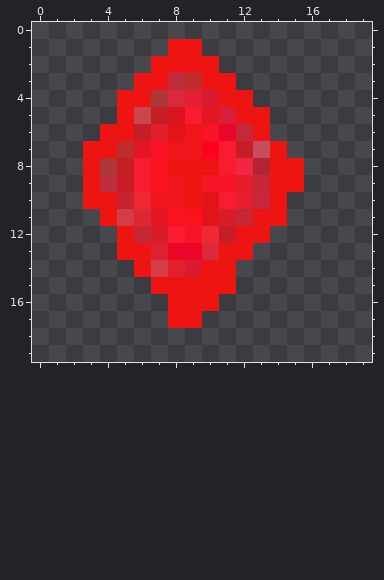
A pixel-art sprite gets an edit: Images/Cards/Suits/Diamond.gif. The picture above was drawn from the file before the commit.
The file is 20x20 pixels. Colours within 5 levels of each other are drawn and written as one.
Once edited:
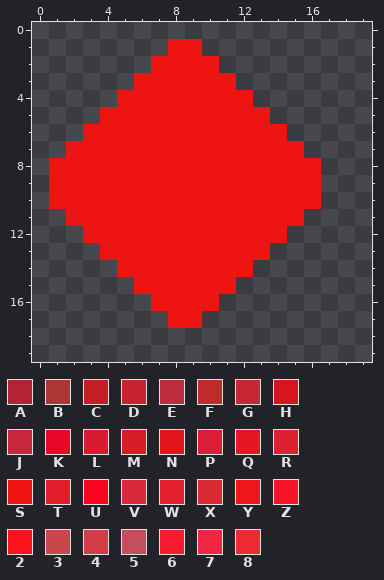
Palette (. is transparent): A #b42235  B #ad3637  C #c51e27  D #c7222e  E #be2d3d  F #bf2c2c  G #c72634  H #d8151d  J #c7273a  K #e90629  L #d91a30  M #d71d28  N #e3131b  P #db1e38  Q #e41623  R #db2132  S #ee1412  T #e41d2a  U #ff0220  V #d9293b  W #e31f30  X #da2933  Y #ef161b  Z #f81427  2 #fa131d  3 #c7474c  4 #d43c47  5 #c64d5b  6 #f91c30  7 #f12643  8 #ef2934
Changes in this commit:
y 3: x 8..9 EF -> SS
y 4: x 7..10 BVWL -> SSSS
y 5: x 4 . -> S; x 6..11 3CH6QP -> SSSSSS
y 6: x 3 . -> S; x 6..12 CTNYZKJ -> SSSSSSS; x 14 . -> S
y 7: x 2 . -> S; x 5..13 FQZYYU6C5 -> SSSSSSSSS; x 15 . -> S
y 8: x 1..2 .. -> SS; x 4..7 BC62 -> SSSS; x 11..13 67A -> SSS; x 16 . -> S
y 9: x 1..2 .. -> SS; x 4..8 EC62Y -> SSSSS; x 10..13 ZZTG -> SSSS; x 16 . -> S
y 10: x 1..2 .. -> SS; x 5..8 D8YY -> SSSS; x 10..13 N6WJ -> SSSS; x 15..16 .. -> SS
y 11: x 2..3 .. -> SS; x 5..12 4XQ22NMG -> SSSSSSSS; x 15 . -> S
y 12: x 3..4 .. -> SS; x 6..11 GM6Z8C -> SSSSSS; x 14 . -> S
y 13: x 4 . -> S; x 7..10 RKKV -> SSSS; x 13 . -> S
y 14: x 5 . -> S; x 7..9 4WL -> SSS; x 12 . -> S
y 15: x 6 . -> S
y 16: x 7 . -> S
Boxes around the changes in both pictures, in picture pixels (x1, y1, x2, y2):
changed: (49, 73, 321, 311)
